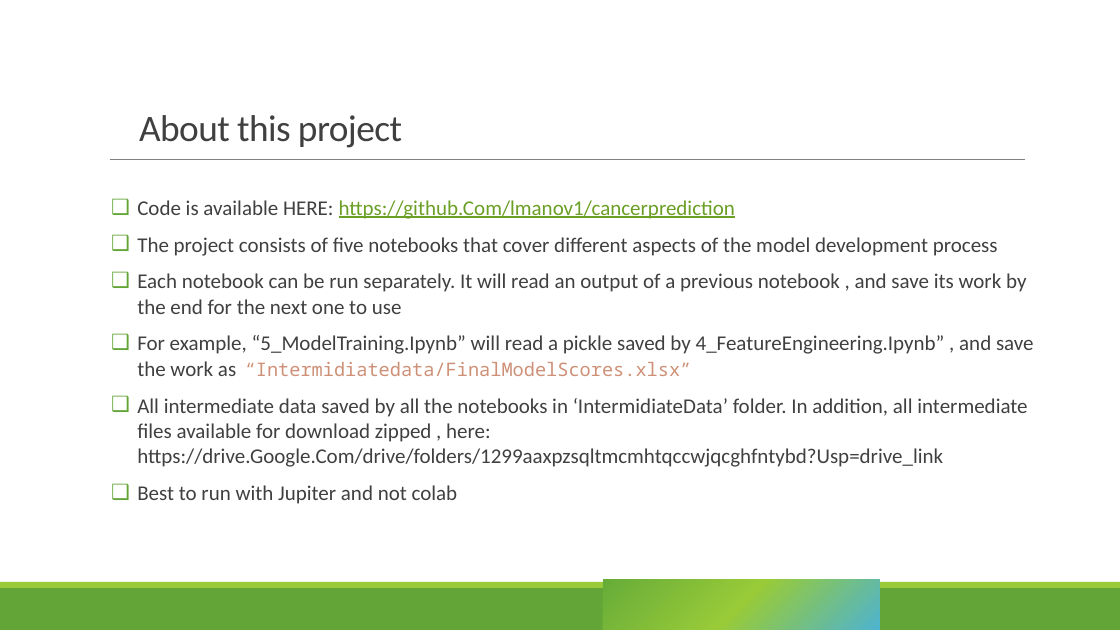
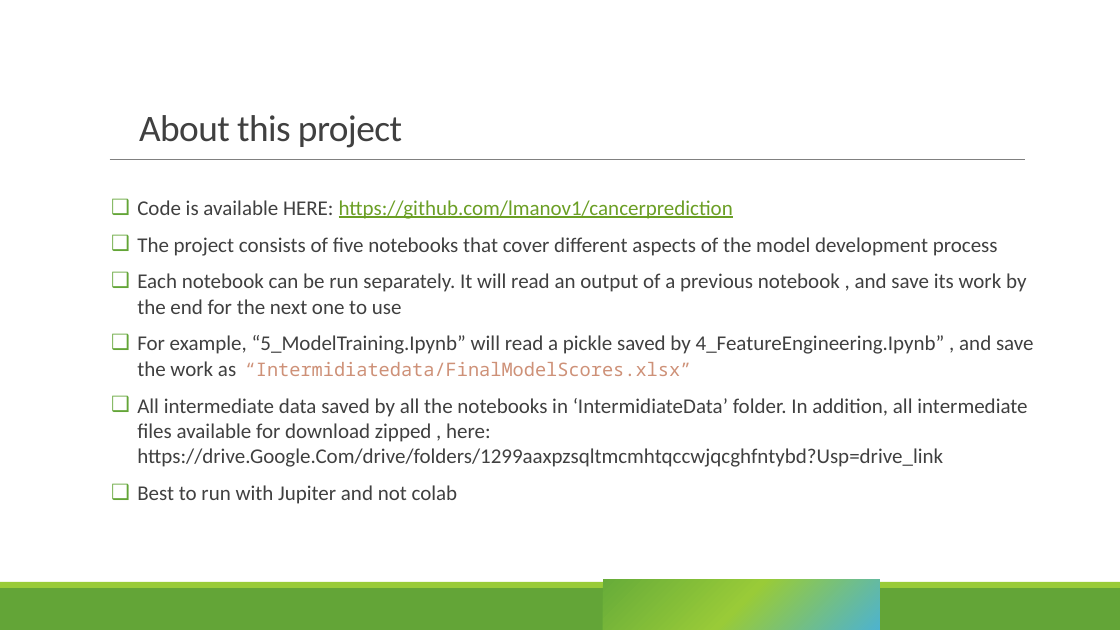
Before and after one commit to lmanov1/CancerPrediction, a slide deck: slide 3 of PROJECT_PRESENTATION.pptx. Drawn at 1120x630 pixels with LibreOffice and Linux fonts; fonts in the diff are those of the drawing. Boxes give left, top, right and bottom in pixels: in the first picture for what was removed or moved away, otherwise in the second. Text is boxed around its words. In the diff, an @@ line names an element or a change of style, - is before the commit and + after.

```diff
--- a/PROJECT_PRESENTATION.pptx
+++ b/PROJECT_PRESENTATION.pptx
@@ text at (137,200,733,219): text changed @@
-❑ Code is available HERE: https://github.Com/lmanov1/cancerprediction
+❑ Code is available HERE: https://github.com/lmanov1/cancerprediction
```
Also in this commit, not shown: 2 other slides changed, 1 other file.
